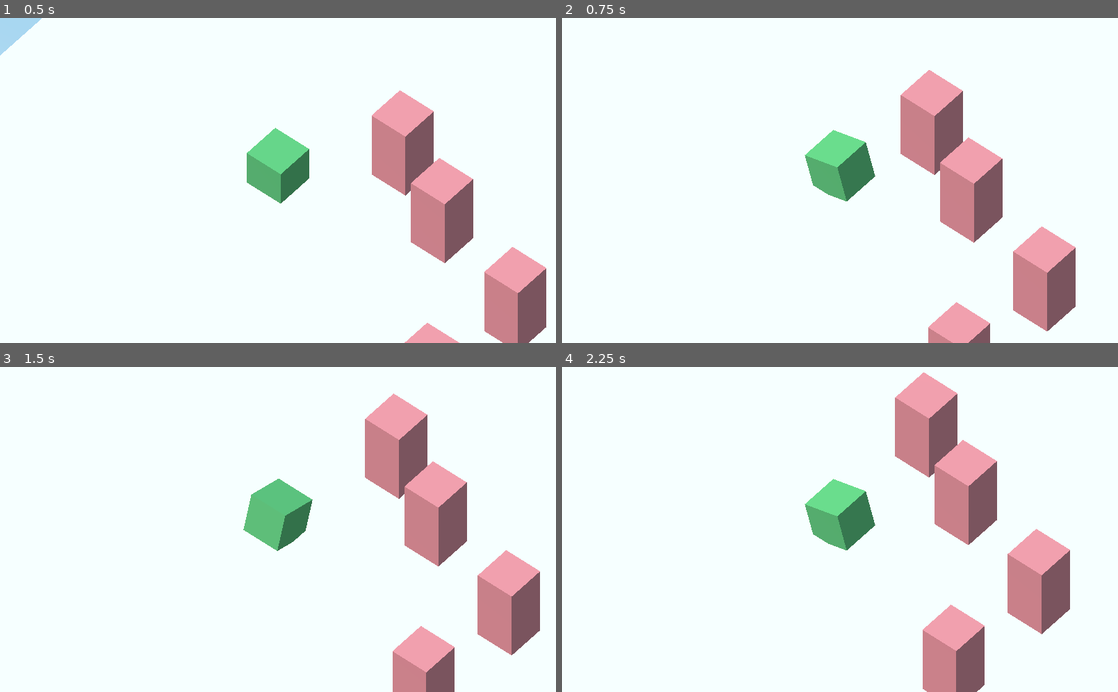
Above: before the commit, frames 1-4 (two rows, left to right).
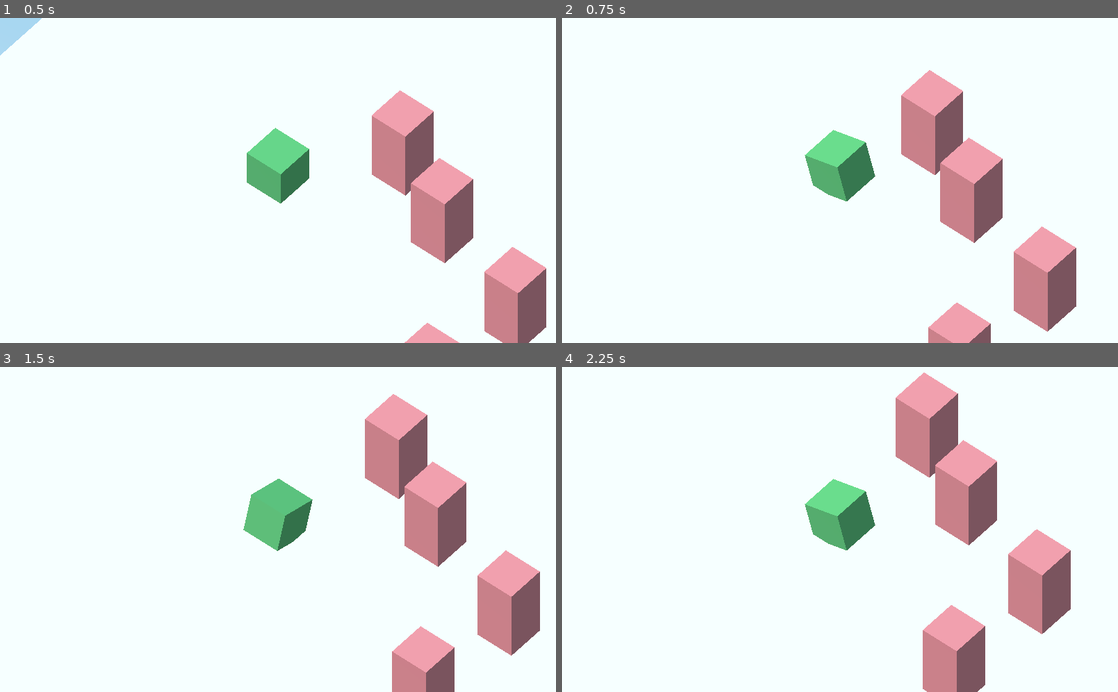
Above: after the commit, the same moments.

Repository: henriquelalves/gmtk2022
Game: Godot game, scene res://Scenes/Dungeon.tscn
Two runs of this game, one before a commit and one after it. Both use one fixed random seed, a clock stepped at 60 frames per second and the inputs below.
Inputs:
- Up to frame 1 (0.5 s): no input
- Up to frame 2 (0.75 s): tap Enter at 0.5 s; hold Right from 0.53 s (still down)
- Up to frame 3 (1.5 s): release Right at 1.28 s; hold Down from 1.28 s (still down)
- Up to frame 4 (2.25 s): tap Space at 2 s; release Down at 2.03 s; hold Right from 2.03 s (still down)

Frame 1 is identical in both runs. In frame 2, 0.2% of the frame differs, in the area x 60-93%, y 16-100%; in frame 3, 0.1%; in frame 4, 0.3%, in the area x 59-92%, y 1-100%.

Commit message:
add input queue

Diff:
--- a/Scenes/Dungeon.gd
+++ b/Scenes/Dungeon.gd
@@ -3,21 +3,17 @@
 const Player = preload("res://Scenes/Player.tscn")
 const Obstacle = preload("res://Scenes/Obstacle.tscn")
 
+onready var camera = $Pitch
 onready var player : Entity = null
-onready var camera = $Pitch
-onready var idle = true
 
-onready var tiles_entities = {
-}
+var input : Vector2
 
-onready var tiles_floor = {
-}
+var tiles_entities = {}
+var tiles_floor = {}
 
-# Called when the node enters the scene tree for the first time.
 func _ready():
 	randomize()
 	build_floor()
-
 
 func build_floor():
 	player = Player.instance()
@@ -37,50 +33,42 @@
 
 	camera.follow(player)
 
-func tile_to_pos(tile : Vector2):
-	return Vector3(tile.x, 0, -tile.y)
-
-func pos_to_tile(pos: Vector3):
-	return Vector2(round(pos.x), round(-pos.z))
-
 func _process(delta):
-	idle = true
-
 	var actionables = get_tree().get_nodes_in_group("actionables")
 
 	#TODO O T I M I Z A R
+	var idle = true
 	for actionable in actionables:
 		var entity : Entity = actionable
 		if entity.actions_queue.size() > 0:
 			idle = false
 			break
 
-func check_tile(entity):
-	pass
+	if not idle or input == Vector2.ZERO:
+		return
+
+	move_player(input)
+	input = Vector2.ZERO
+
+	for actionable in actionables:
+		actionable.play_actions()
 
 func _input(event):
-	if not idle: return
+	if input != Vector2.ZERO:
+		return
 
-	var turn = false
+	if not (event is InputEventKey) or not event.is_pressed() or event.is_echo():
+		return
 
-	if event is InputEventKey and event.is_pressed() and not event.is_echo():
-		if event.scancode == KEY_UP:
-			turn = true
-			move_player(Vector2(0,1))
-		elif event.scancode == KEY_DOWN:
-			turn = true
-			move_player(Vector2(0,-1))
-		elif event.scancode == KEY_RIGHT:
-			turn = true
-			move_player(Vector2(1,0))
-		elif event.scancode == KEY_LEFT:
-			turn = true
-			move_player(Vector2(-1,0))
-
-	if turn:
-		var actionables = get_tree().get_nodes_in_group("actionables")
-		for actionable in actionables:
-			actionable.play_actions()
+	match event.scancode:
+		KEY_UP:
+			input = Vector2(0,+1)
+		KEY_DOWN:
+			input = Vector2(0,-1)
+		KEY_RIGHT:
+			input = Vector2(+1,0)
+		KEY_LEFT:
+			input = Vector2(-1,0)
 
 func player_check_attack(tile):
 	pass
@@ -95,22 +83,23 @@
 # monsters move+attack
 # check tile monsters
 
-
-func move_player(dir: Vector2):
-	var curr_tile = pos_to_tile(player.translation)
-	var new_tile = curr_tile + dir
+func move_player(dir : Vector2):
+	var cur_tile = pos_to_tile(player.translation)
+	var new_tile = cur_tile + dir
 
 	if tiles_entities.has(new_tile):
 		return
 
-	tiles_entities.erase(curr_tile)
+	tiles_entities.erase(cur_tile)
 	tiles_entities[new_tile] = player
 
 	#player_check_attack(new_tile)
 
-	player.actions_queue.append(["cor_move_entity", [tile_to_pos(new_tile)]])
+	player.add_action("cor_move", [tile_to_pos(new_tile)])
 	player.roll(dir)
 
+func tile_to_pos(tile : Vector2):
+	return Vector3(tile.x, 0, -tile.y)
 
-#	player.get_node("Mesh").roll(dir)
-#	player.roll(dir)
+func pos_to_tile(pos: Vector3):
+	return Vector2(round(pos.x), round(-pos.z))
--- a/Scenes/Entity.gd
+++ b/Scenes/Entity.gd
@@ -7,26 +7,31 @@
 var actions_queue : Array = []
 
 func _ready():
-	if actionable: add_to_group("actionables")
+	if actionable:
+		add_to_group("actionables")
+
+func add_action(name : String, args : Array):
+	actions_queue.append([name, args])
 
 func play_actions():
-	while actions_queue.size() > 0:
-		var action = actions_queue[0] # action => [ "cor_name", X ]
-		yield(call(action[0], action[1]), "completed")
+	while not actions_queue.empty():
+		var action = actions_queue[0]
+
+		var name = action[0]
+		var args = action[1]
+
+		yield(call(name, args), "completed")
 		actions_queue.pop_front()
 
-func cor_move_entity(args : Array): # args = [Vector3]
-	var new_pos = args[0]
+func cor_move(args : Array): # args = [Vector3]
+	var next_pos = args[0]
 
-	var finished = false
+	while true:
+		var delta = get_process_delta_time()
+		translation = lerp(translation, next_pos, delta * 14)
 
-	while not finished:
-		var cur_pos = translation
-		var delta = get_process_delta_time()
-		translation = lerp(cur_pos, new_pos, delta * 14)
+		if abs((translation - next_pos).length()) <= 10e-3:
+			translation = next_pos
+			break
 
-		if abs((cur_pos - new_pos).length()) <= 10e-3:
-			translation = new_pos
-			finished = true
-
-		yield(get_tree(),"idle_frame")
+		yield(get_tree(), "idle_frame")
--- a/Scenes/Player.gd
+++ b/Scenes/Player.gd
@@ -39,21 +39,14 @@
 func get_top():
 	return symbols[side]
 
-func set_bottom(symbol: String):
+func set_bottom(symbol : String):
 	symbols[5 - side] = symbol
 
-func roll(direction: Vector2):
+func roll(direction : Vector2):
 	var cardinal = (get_cardinal(-direction) - spin) % 4
 
 	spin = chart_spin[side][cardinal] + spin
 	side = chart_side[side][cardinal]
-
-func cor_move_entity(args : Array): # args = [Vector3]
-	var new_pos = args[0]
-	var dir = Vector2(new_pos.x - translation.x, new_pos.z - translation.z)
-	$Mesh.roll(dir)
-
-	yield(.cor_move_entity(args), "completed")
 
 func get_cardinal(direction: Vector2):
 	if direction.y > 0:
@@ -70,3 +63,10 @@
 
 func get_upper_face():
 	return get_top()
+
+func cor_move(args : Array): # args = [Vector3]
+	var new_pos = args[0]
+	var dir = Vector2(new_pos.x - translation.x, new_pos.z - translation.z)
+	$Mesh.roll(dir)
+
+	yield(.cor_move(args), "completed")
